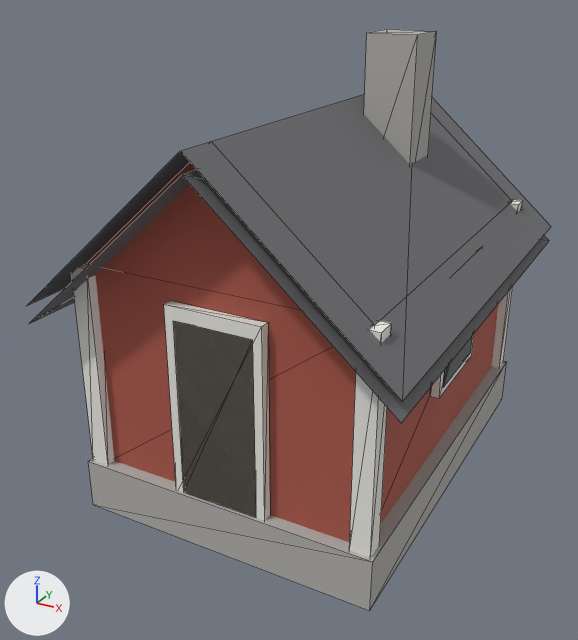
One commit to the glTF model assets/environment/glb/shed.glb: the scene before it, then after it.
Both versions are drawn from a camera (50 mm lens) standing at (3.96, -8.05, 5.17) and looking at (-0.23, -0.44, 1.37). Arrows for +X, +Y and +Z are at lower left; the lights stay in place. The first picture is the older version. Mesh edges are drawn as thin lines. Objects named as collision shapes, trigger or cutter boxes, shadow casters or lower levels of detail are left out. Vertices at exactly the same position are counted once.

Before the edit, the objects in view are built like this:
```python
me_shed_lod0 = bpy.data.meshes.new('shed_LOD0')
me_shed_lod0.from_pydata(...)  # 118 vertices, 166 faces; spans x -2.05..2.05, y -2.7..2.7, z -0.55..4.52
# faces by material slot: [24, 14, 8, 84, 24, 12]
me_shed_lod0.materials.append(mat_stone_foundation)  # grey #b3b1ad
me_shed_lod0.materials.append(mat_paint_falured)  # red #ad594b
me_shed_lod0.materials.append(mat_roof_dark)  # grey #6f6f73
me_shed_lod0.materials.append(mat_paint_white)  # white #efede7
me_shed_lod0.materials.append(mat_glass_dark)  # dark grey #454b50
me_shed_lod0.materials.append(mat_wood_weathered)  # beige #aa9e8e
ob_shed_lod0 = bpy.data.objects.new('shed_LOD0', me_shed_lod0)
ob_shed_lod0.location = (0.0, 0.0, 0.0)
```
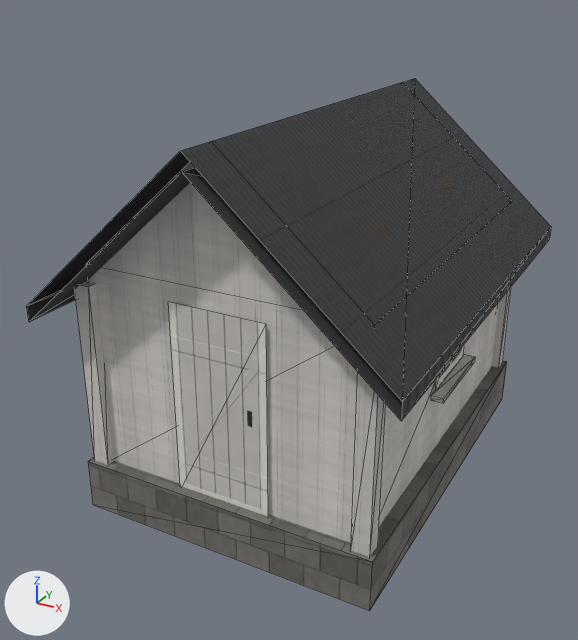
Boxes (x1, y1, x2, y2) around the edits, measured in the pictures (578 x 640 px):
'shed_LOD0', reshaped (8% shorter): before (27, 29, 551, 611); after (26, 78, 551, 611)
part 1 of me_shed_lod0, added: after (431, 354, 475, 403)
part 2 of me_shed_lod0, added: after (75, 281, 114, 465)
part 3 of me_shed_lod0, added: after (351, 372, 386, 557)
part 4 of me_shed_lod0, added: after (492, 286, 512, 368)
part 5 of me_shed_lod0, rebuilt: before (442, 335, 473, 387); after (435, 343, 465, 392)
part 6 of me_shed_lod0, rebuilt (20% wider, 9% taller): before (173, 321, 256, 518); after (168, 302, 268, 516)
part 7 of me_shed_lod0, deleted: before (72, 29, 523, 558)
part 8 of me_shed_lod0, built on: before (29, 170, 549, 423); after (26, 168, 551, 421)
part 9 of me_shed_lod0, recoloured (darker): (88, 361, 507, 611) in both
part 10 of me_shed_lod0, recoloured (red to grey): (87, 162, 499, 542) in both
part 11 of me_shed_lod0, recoloured (grey to black): before (27, 94, 551, 401); after (27, 78, 551, 401)

Edits to the bpy script that builds the scene:
```text
Add mat_bld_sidingboard:
    mat_bld_sidingboard = bpy.data.materials.new('Bld_SidingBoard')
    # uses the picture img_bld_siding_board_alb
    # uses the picture img_bld_siding_board_nrm
Add mat_bld_trim:
    mat_bld_trim = bpy.data.materials.new('Bld_Trim')
    # uses the picture img_bld_siding_board_alb
    # uses the picture img_bld_siding_board_nrm
Add mat_bld_window:
    mat_bld_window = bpy.data.materials.new('Bld_Window')
    # uses the picture img_bld_window_alb
    # uses the picture img_bld_window_nrm
Add mat_bld_roofsheet:
    mat_bld_roofsheet = bpy.data.materials.new('Bld_RoofSheet')
    # uses the picture img_bld_roof_sheet_alb
    # uses the picture img_bld_roof_sheet_nrm
Add mat_bld_door:
    mat_bld_door = bpy.data.materials.new('Bld_Door')
    # uses the picture img_bld_door_alb
    # uses the picture img_bld_door_nrm
Add mat_bld_stone:
    mat_bld_stone = bpy.data.materials.new('Bld_Stone')
    # uses the picture img_bld_stone_alb
    # uses the picture img_bld_stone_nrm
Change me_shed_lod0:
    remove me_shed_lod0.from_pydata(...)  # 118 vertices, 166 faces; spans x -2.05..2.05, y -2.7..2.7, z -0.55..4.52
    remove me_shed_lod0.materials.append(mat_paint_white)  # white #efede7
    remove me_shed_lod0.materials.append(mat_glass_dark)  # dark grey #454b50
    remove me_shed_lod0.materials.append(mat_wood_weathered)  # beige #aa9e8e
    add me_shed_lod0.from_pydata(...)  # 90 vertices, 116 faces; spans x -2.05..2.05, y -2.7..2.7, z -0.55..3.8
    me_shed_lod0 part 1: a new loose piece, a box spanning x 1.62..1.76, y -0.58..0.58, z 0.855..0.915, in mat_bld_trim
    me_shed_lod0 part 2: a new loose piece, a box spanning x -1.7..-1.5, y -2.35..-2.15, z 0.0..2.2, in mat_bld_trim
    me_shed_lod0 part 3: a new loose piece, a box spanning x 1.5..1.7, y -2.35..-2.15, z 0.0..2.2, in mat_bld_trim
    me_shed_lod0 part 4: a new loose piece, a box spanning x 1.5..1.7, y 2.15..2.35, z 0.0..2.2, in mat_bld_trim
    me_shed_lod0 part 5: the loose piece of 8 vertices spanning x 1.66..1.72, y -0.5..0.5, z 1.0..2.2 is rebuilt with 4 vertices and now spans x 1.63, y -0.5..0.5, z 0.93..2.17, in mat_bld_window
    me_shed_lod0 part 6: the loose piece of 8 vertices spanning x -0.45..0.45, y -2.36..-2.3, z 0.05..2.05 is rebuilt with 4 vertices and now spans x -0.55..0.55, y -2.29, z 0.0..2.2, in mat_bld_door
    me_shed_lod0 part 7: 8 loose pieces with 64 vertices, spanning x -1.72..1.71, y -2.36..2.36, z 0.0..4.52, are deleted
    me_shed_lod0 part 8
    6 vertices are removed from x -2.05..2.05, y -2.7..2.7, z 1.81..3.6
    6 faces are deleted
    6 vertices are added at (-2.05, -2.7, 1.83), (-2.05, 2.7, 1.83), (2.05, 2.7, 1.83), (2.05, -2.7, 1.83), (0.0, 2.7, 3.62), (0.0, -2.7, 3.62)
    2 new faces join them, mat_bld_sidingboard
    8 new faces join them, mat_bld_roofsheet
    me_shed_lod0 part 9: 12 faces spanning x -1.75..1.75, y -2.4..2.4, z -0.55..0.05 switch from mat_stone_foundation (grey #b3b1ad) to mat_bld_stone
    me_shed_lod0 part 10: 14 faces spanning x -1.6..1.6, y -2.25..2.25, z 0.0..3.8 switch from mat_paint_falured (red #ad594b) to mat_bld_sidingboard
    me_shed_lod0 part 11: 4 faces spanning x -2.05..2.05, y -2.7..2.7, z 2.01..3.8 switch from mat_roof_dark (grey #6f6f73) to mat_bld_roofsheet
    other edits to the shape of me_shed_lod0 do not show in these pictures
    add me_shed_lod0.materials.append(mat_bld_window)
    add me_shed_lod0.materials.append(mat_bld_trim)
    add me_shed_lod0.materials.append(mat_bld_door)
```
